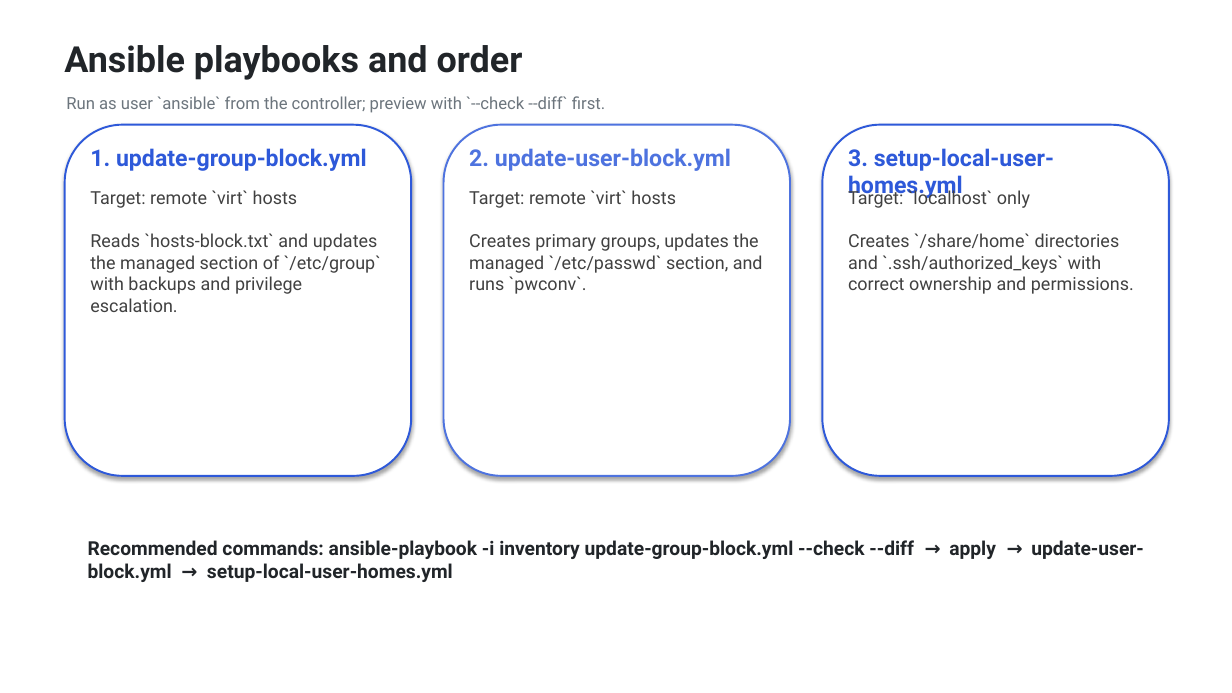
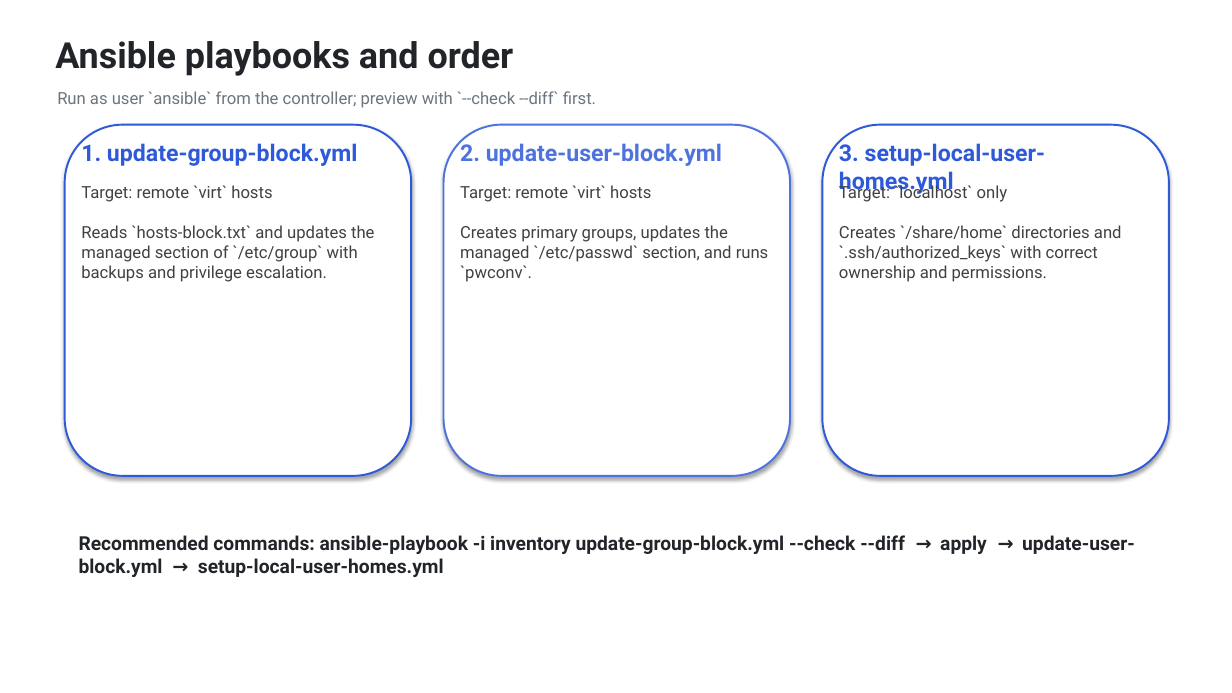
Before and after one commit to tomsandholm/csv-user-manager, a slide deck: slide 7 of docs/csv-user-manager-presentation.pptx. Drawn at 1232x693 pixels with LibreOffice and Linux fonts; fonts in the diff are those of the drawing. Boxes give left, top, right and bottom in pixels: in the first picture for what was removed or moved away, otherwise in the second. Text is boxed around its words. In the diff, an @@ line names an element or a change of style, - is before the commit and + after.

```diff
--- a/docs/csv-user-manager-presentation.pptx
+++ b/docs/csv-user-manager-presentation.pptx
@@ size 14 to 13 pt in 3 elements at (x1=81, y1=185, x2=374, y2=282), (x1=460, y1=185, x2=769, y2=282), (x1=839, y1=183, x2=1122, y2=282) @@
@@ 6 texts moved together from (x1=64, y1=45, x2=1144, y2=582) to (x1=55, y1=41, x2=1135, y2=577) @@
```
Also in this commit, not shown: 2 other slides changed, 1 other file.
